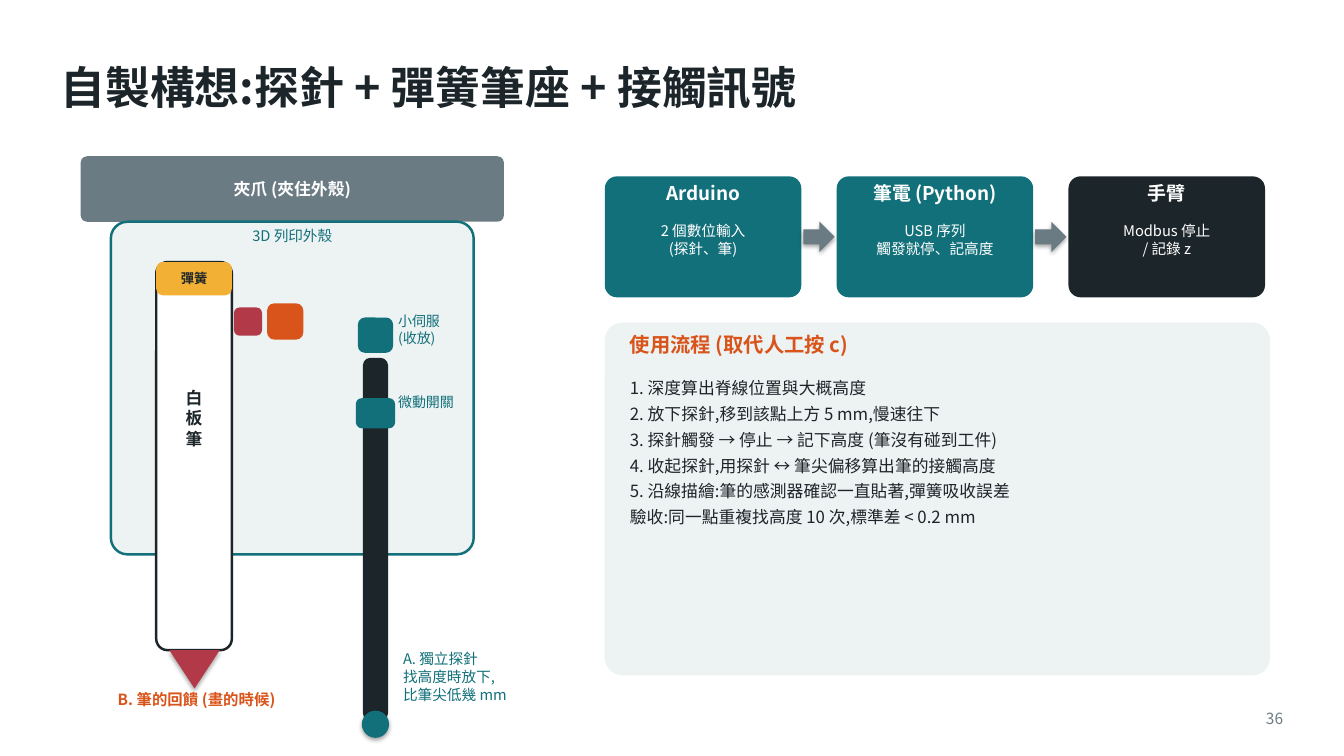
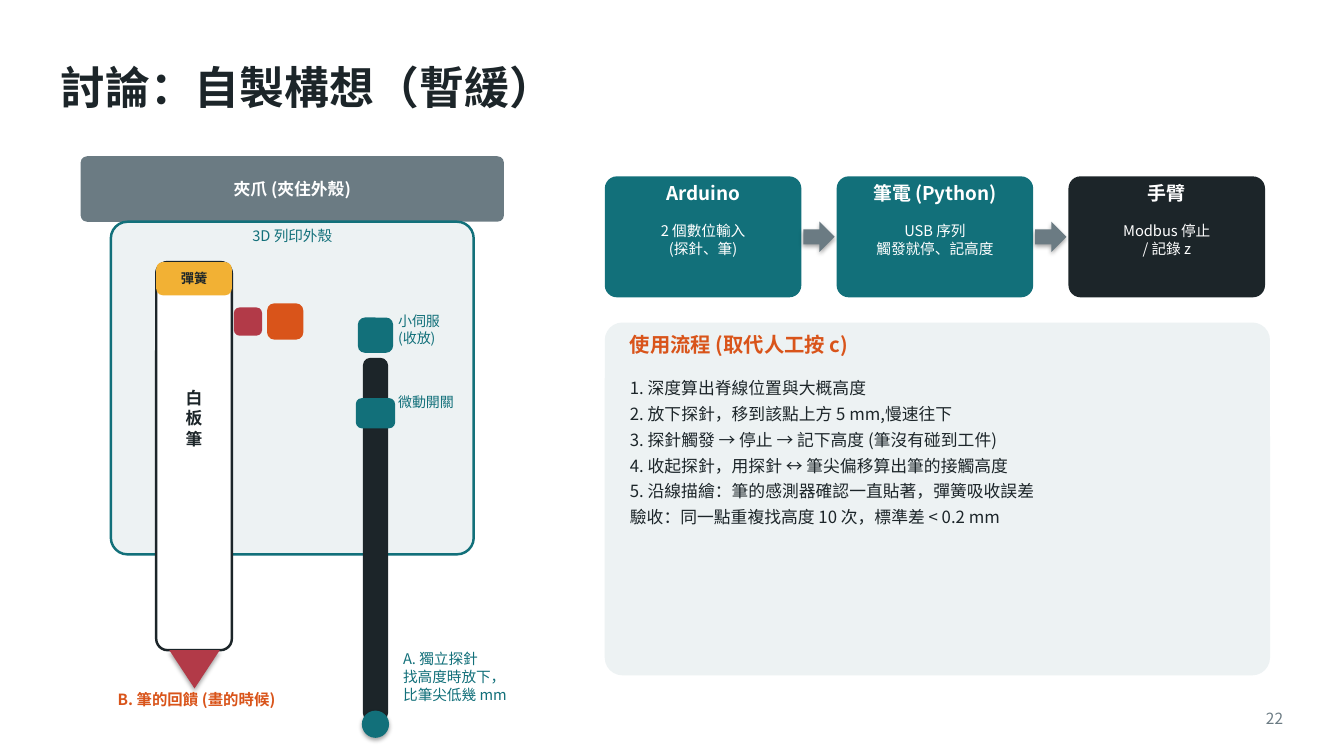
Before and after one commit to Rayyang800/PBL-path-planning, a slide deck: slide 22 of PBL專題規劃報告_三種工件版.pptx (slide 36 before the commit). Drawn at 1344x756 pixels with LibreOffice and Linux fonts; fonts in the diff are those of the drawing. Boxes give left, top, right and bottom in pixels: in the first picture for what was removed or moved away, otherwise in the second. Text is boxed around its words. In the diff, an @@ line names an element or a change of style, - is before the commit and + after.

```diff
--- a/PBL專題規劃報告_三種工件版.pptx
+++ b/PBL專題規劃報告_三種工件版.pptx
@@ title at box(60, 65, 553, 109): text changed @@
-自製構想:探針 + 彈簧筆座 + 接觸訊號
+討論：自製構想（暫緩）
@@ text at box(630, 406, 952, 423): text changed @@
-2. 放下探針,移到該點上方 5 mm,慢速往下
+2. 放下探針，移到該點上方 5 mm,慢速往下
@@ text at box(630, 458, 1034, 525): text changed @@
-4. 收起探針,用探針 ↔ 筆尖偏移算出筆的接觸高度
-5. 沿線描繪:筆的感測器確認一直貼著,彈簧吸收誤差
-驗收:同一點重複找高度 10 次,標準差 < 0.2 mm
+4. 收起探針，用探針 ↔ 筆尖偏移算出筆的接觸高度
+5. 沿線描繪：筆的感測器確認一直貼著，彈簧吸收誤差
+驗收：同一點重複找高度 10 次，標準差 < 0.2 mm
@@ text at box(403, 669, 505, 684): text changed @@
-找高度時放下,
+找高度時放下，
@@ page number at box(1266, 712, 1283, 724): text changed @@
-36
+22
```
Also in this commit, not shown: 18 other slides changed, 12 slides added, 3 slides removed, 12 other files.
